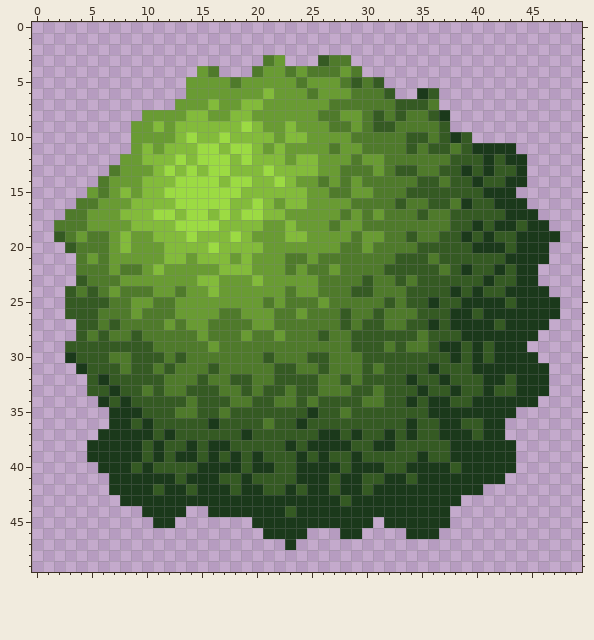
One commit to this pixel-art sprite: resources/sprites/tiles/obstacles/smallYellowTree.png. The picture above is the old version.
The file is 50x50 pixels.
After:
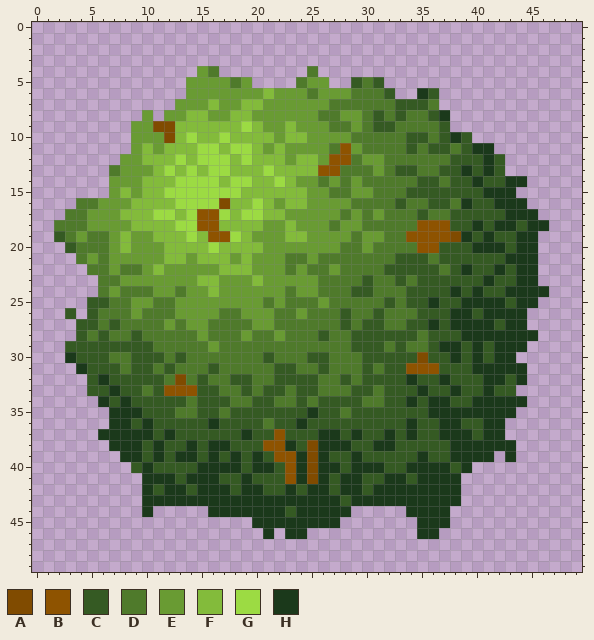
Palette (. is transparent): A #804b00  B #8e5300  C #355a23  D #4f7a2b  E #699b33  F #83bb3b  G #9cdb43  H #1b391b
Edits made:
Changed rows in their new state; - is an unchanged pixel.
first column x 3:
 3 ------------------..---...-------------------
 4 -----------------.....-....------------------
 5 -----------------....---..-------------------
 8 --------.------------------------------------
 9 --------AA-----------------------------------
10 ---------A-----------------------------------
11 -------------------------B-------------..----
12 ------------------------BB--------------..---
13 -----------------------BB---------------..---
14 ---.-----------------------------------------
15 --..-----------------------------------------
16 --------------A------------------------------
17 ------------BB-------------------------------
18 ------------BB------------------BBB----------
19 -------------BB----------------BBBBA-------..
20 --------------------------------BB---------.-
21 -------------------------------------------.-
22 -.-------------------------------------------
23 -..------------------------------------------
24 ...------------------------------------------
25 ..-----------------------------------------..
26 -.----------------------------------------...
27 ------------------------------------------..-
30 --------------------------------A--------..--
31 -------------------------------BBB--------..-
32 ----------A-------------------------------..-
33 ---------BBB-----------------------------...-
34 ------------------------------------------.--
37 -------------------B-------------------------
38 --..--------------BB--A----------------------
39 --...--------------BB-A----------------.-----
40 ---...--------------B-A--------------....----
41 ----...-------------B-A-------------....-----
42 ----...-----------------------------..-------
43 -----..--------------------------------------
44 --------...---------------.....--------------
45 --------..---------------...-...-------------
46 -------------------.-----..----.-------------
47 --------------------.------------------------
